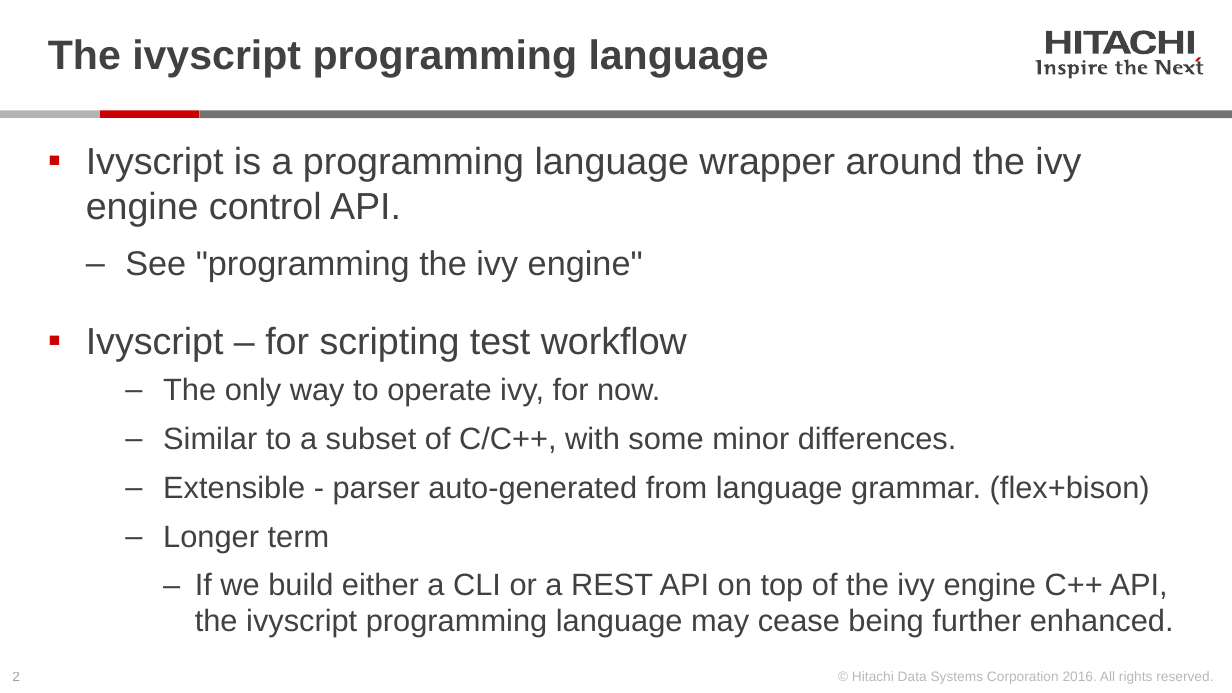
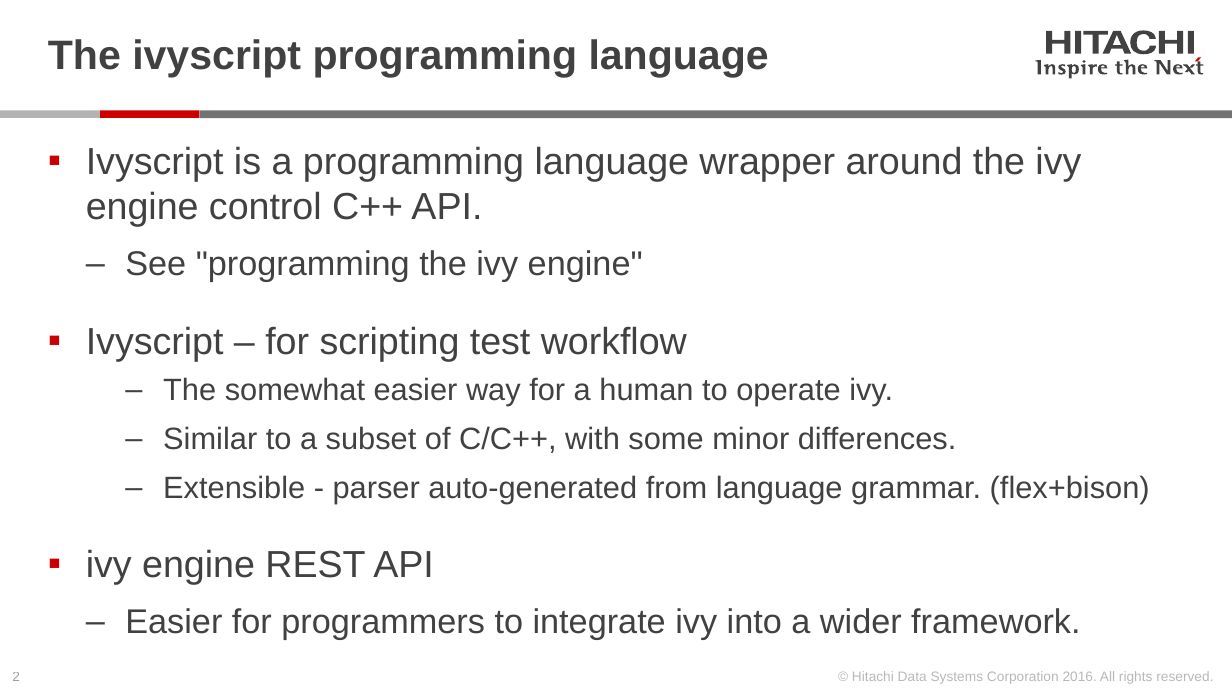
Before and after one commit to Hitachi-Data-Systems/ivy, a slide deck: slide 2 of doc/ivyscript reference.pptx. Drawn at 1232x693 pixels with LibreOffice and Linux fonts; fonts in the diff are those of the drawing. Boxes give left, top, right and bottom in pixels: in the first picture for what was removed or moved away, otherwise in the second. Text is boxed around its words. In the diff, an @@ line names an element or a change of style, - is before the commit and + after.

Commit message:
v2.01.01 add ivyscript_reference update for raw strings %%

```diff
--- a/doc/ivyscript reference.pptx
+++ b/doc/ivyscript reference.pptx
@@ text at box(86, 146, 1081, 226): text changed @@
-▪ Ivyscript is a programming language wrapper around the ivy engine control API.
+▪ Ivyscript is a programming language wrapper around the ivy engine control C++ API.
@@ text at box(163, 377, 893, 406): text changed @@
-    ‒ The only way to operate ivy, for now.
+    ‒ The somewhat easier way for a human to operate ivy.
@@ text at box(86, 549, 1080, 639): text changed; size 18 to 20 pt @@
-    ‒ Longer term
-      ‒ If we build either a CLI or a REST API on top of the ivy engine C++ API, the ivyscript programming language may cease being further enhanced.
+▪ ivy engine REST API
+  ‒ Easier for programmers to integrate ivy into a wider framework.
```
Also in this commit, not shown: 2 other slides changed, 1 other file.
